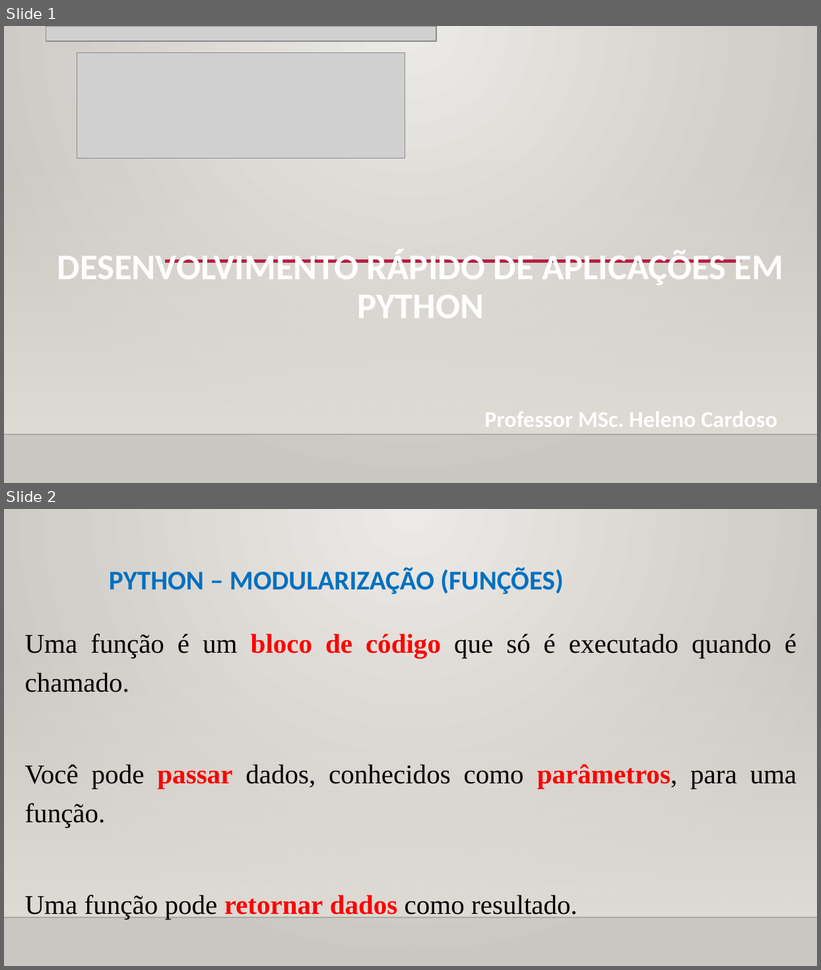
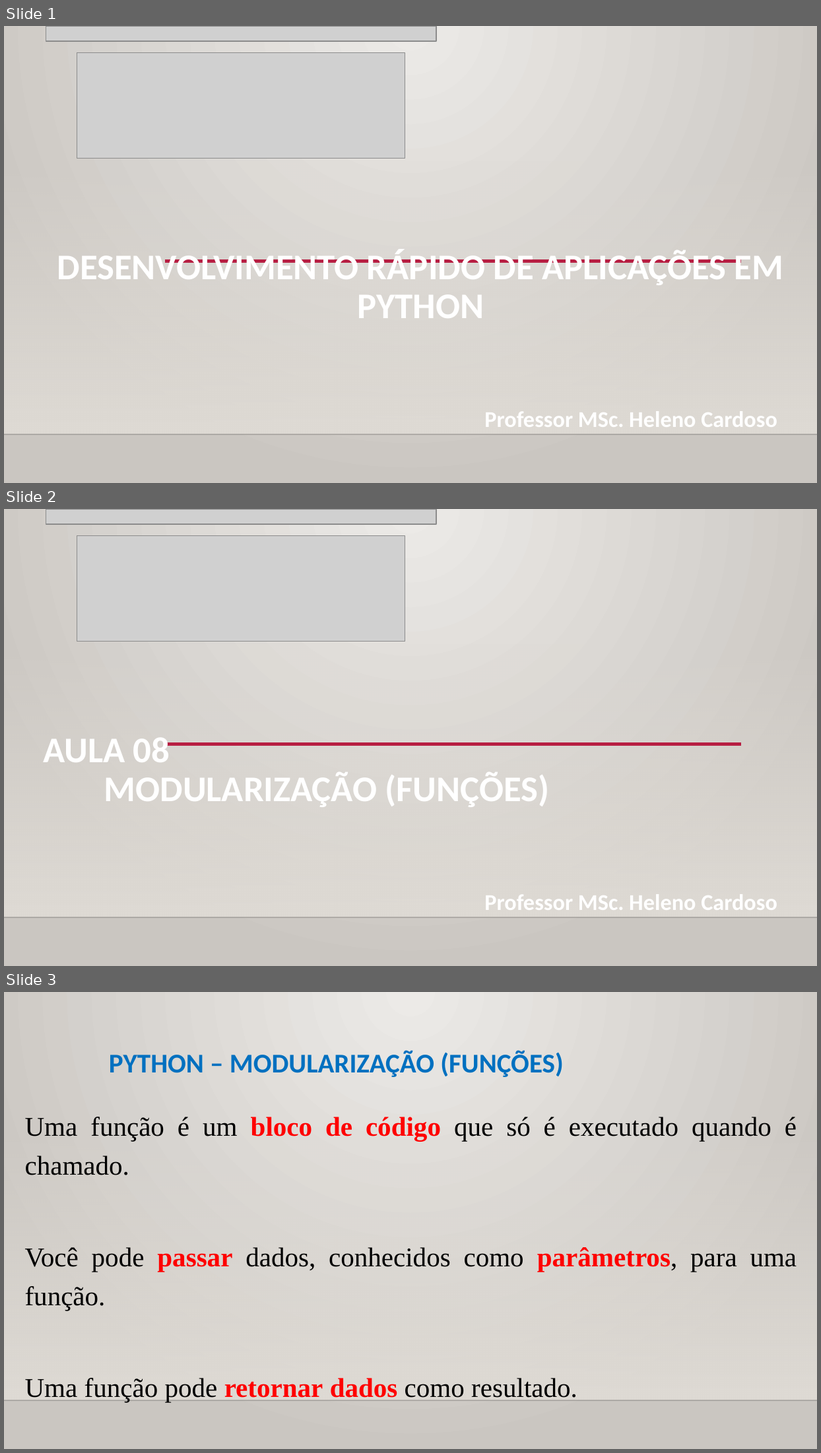
Before and after one commit to CloudEducationBrazil/WydenUniRuyPythonRAD, a slide deck: 01 Classes/Aula 08 RAD Python - Modularização Funções.pptx. Shown one above the other, each under a label of ours: slides 1 and 2 before the commit, slides 1, 2 and 3 after it. The pictures are 821x970 and 821x1453 pixels, drawn with LibreOffice and Linux fonts; fonts in the diff are those of the drawing; grey boxes stand for pictures; background and template pictures are left out. Boxes give left, top, right and bottom in pixels: in the first picture for what was removed or moved away, otherwise in the second. Text is boxed around its words. In the diff, an @@ line names an element or a change of style, - is before the commit and + after.

Commit message:
PPTs Python Aula 7 e 8 17092022

```diff
--- a/01 Classes/Aula 08 RAD Python - Modularização Funções.pptx
+++ b/01 Classes/Aula 08 RAD Python - Modularização Funções.pptx
@@ slide 2 added at (x1=4, y1=509, x2=817, y2=966), background picture (left out); not listed: 3 template elements that a slide beside it also shows @@
@@ picture added at (x1=46, y1=509, x2=436, y2=524) @@
@@ picture added at (x1=77, y1=536, x2=405, y2=642) @@
@@ title added at (x1=43, y1=738, x2=550, y2=807), 32 pt, text #FFFFFF, bold @@
+AULA 08
+MODULARIZAÇÃO (FUNÇÕES)
@@ text added at (x1=484, y1=894, x2=778, y2=910), 20 pt, text #FFFFFF, bold @@
+Professor MSc. Heleno Cardoso
@@ what was slide 2 is now slide 3 @@
```
Also in this commit, not shown: 1 other file.
